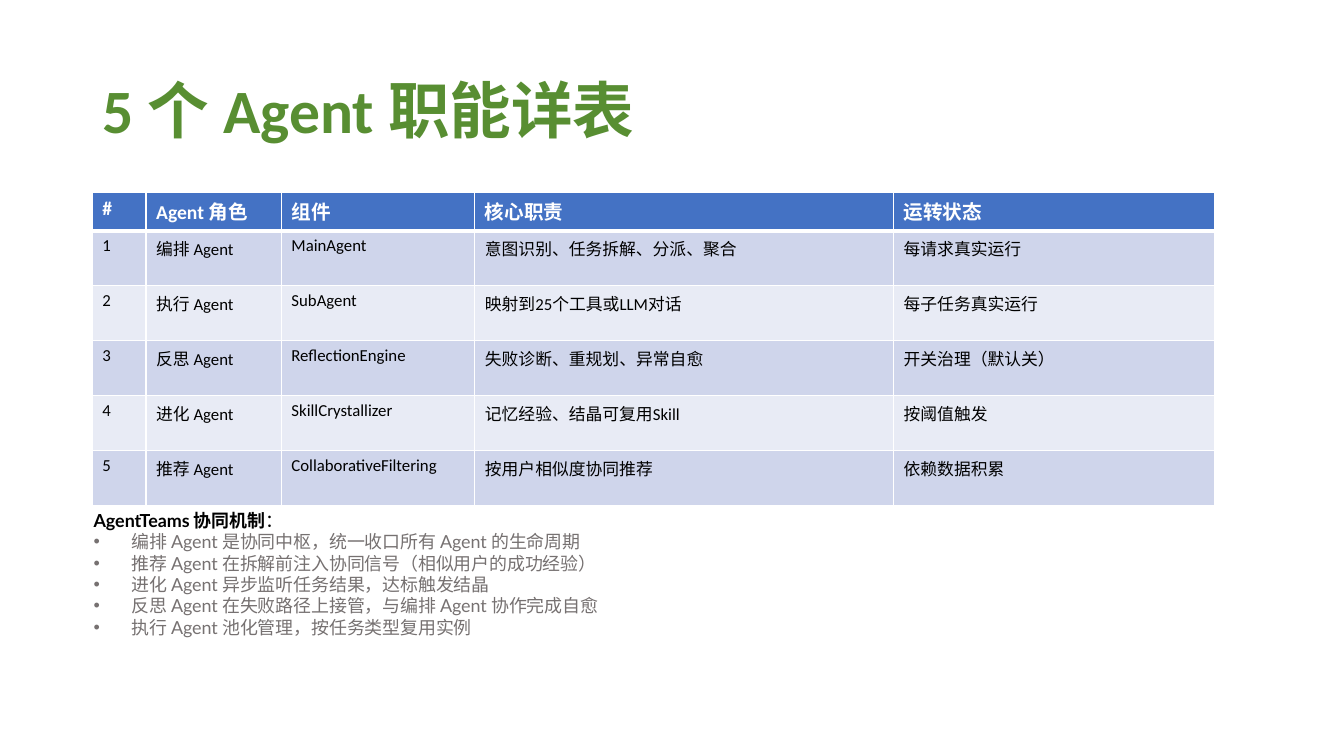
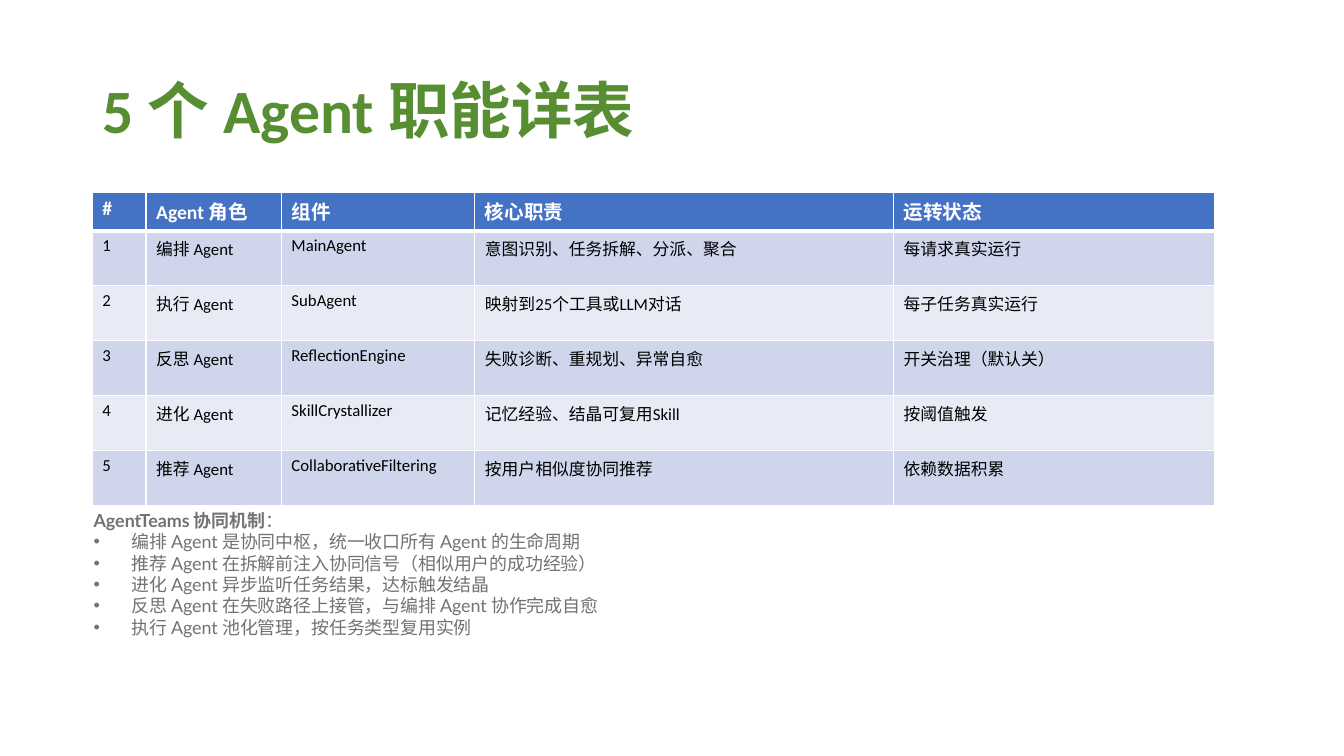
Before and after one commit to nonomal/DocSys, a slide deck: slide 5 of GOAI_MxsDoc_AI_方案PPT.pptx. Drawn at 1344x756 pixels with LibreOffice and Linux fonts; fonts in the diff are those of the drawing. Boxes give left, top, right and bottom in pixels: in the first picture for what was removed or moved away, otherwise in the second. Text is boxed around its words. In the diff, an @@ line names an element or a change of style, - is before the commit and + after.

```diff
--- a/GOAI_MxsDoc_AI_方案PPT.pptx
+++ b/GOAI_MxsDoc_AI_方案PPT.pptx
@@ text at box(94, 512, 283, 530): text colour #000000 to #767171 in "AgentTeams 协同机制：" @@
```
Also in this commit, not shown: 12 other slides changed.
